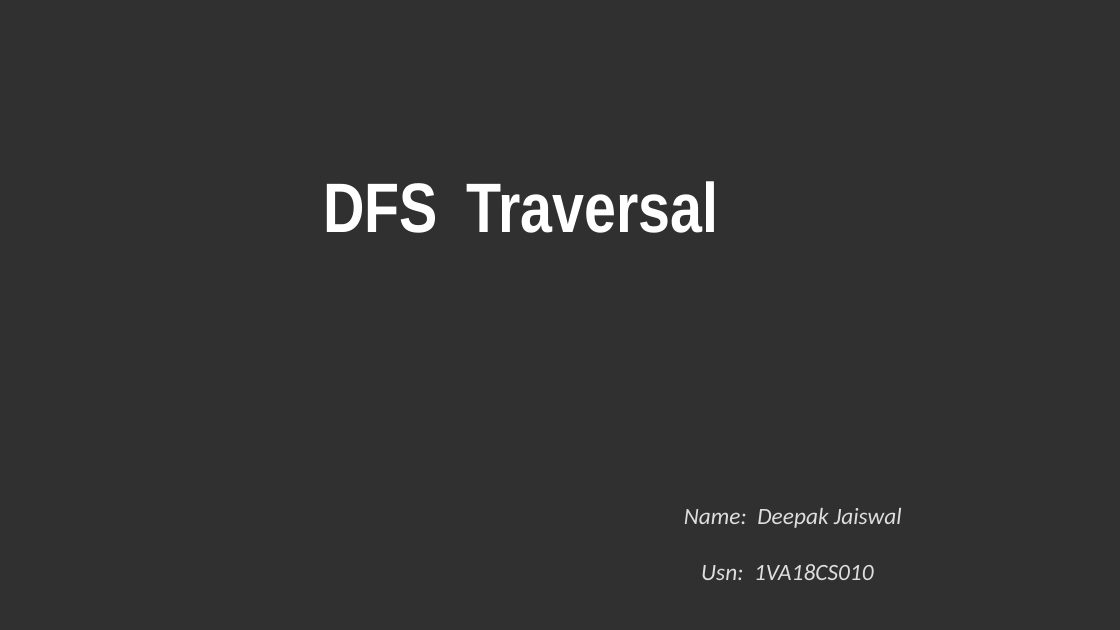
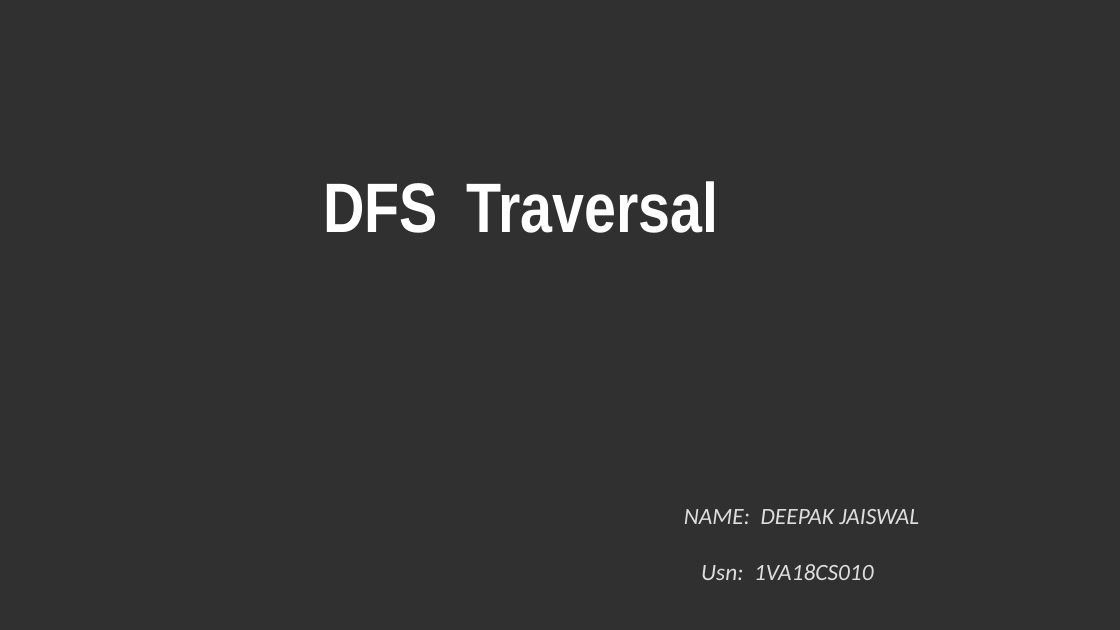
Before and after one commit to imdpkjswl/1My-Programs, a slide deck: slide 1 of COLLEGE/DAA LAB/dfs.pptx. Drawn at 1120x630 pixels with LibreOffice and Linux fonts; fonts in the diff are those of the drawing. Boxes give left, top, right and bottom in pixels: in the first picture for what was removed or moved away, otherwise in the second. Text is boxed around its words. In the diff, an @@ line names an element or a change of style, - is before the commit and + after.

```diff
--- a/COLLEGE/DAA LAB/dfs.pptx
+++ b/COLLEGE/DAA LAB/dfs.pptx
@@ text at <box>684,509,919,524</box>: text changed @@
-Name: Deepak Jaiswal
+NAME: DEEPAK JAISWAL
```
Also in this commit, not shown: 1 slide added.
